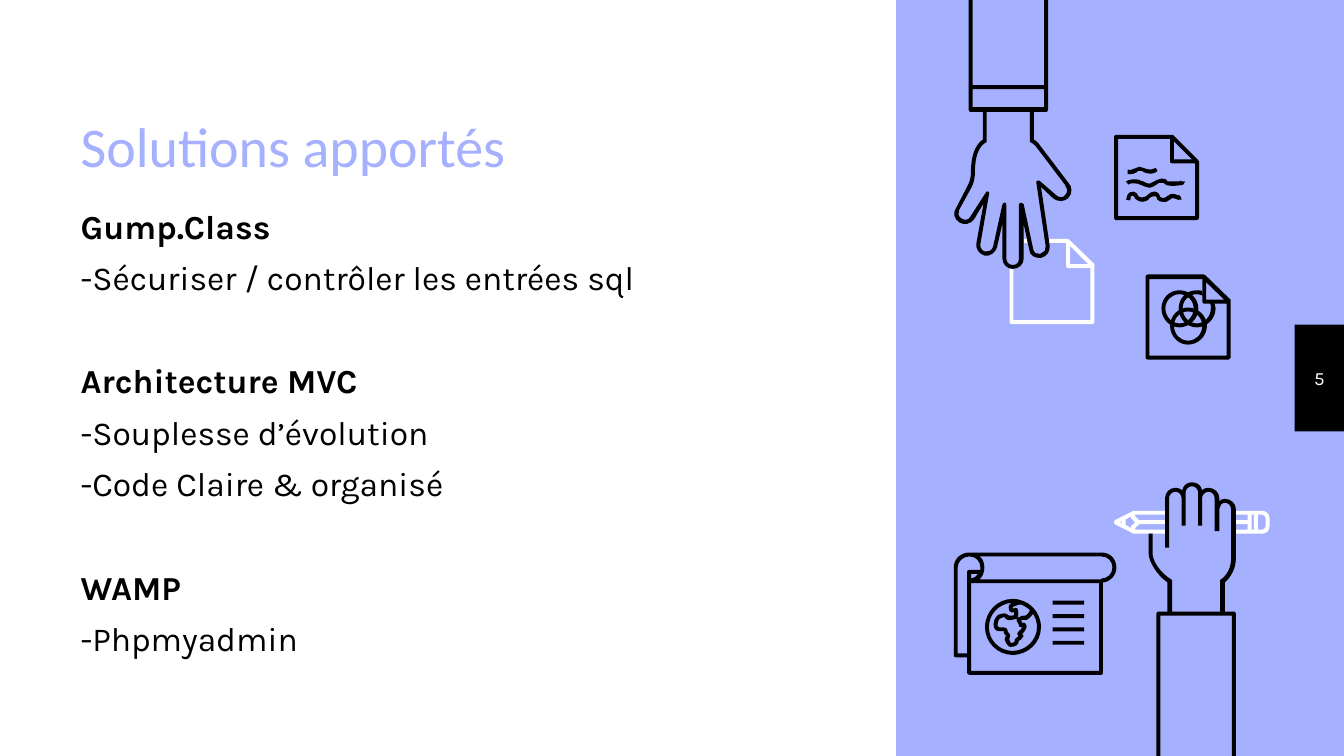
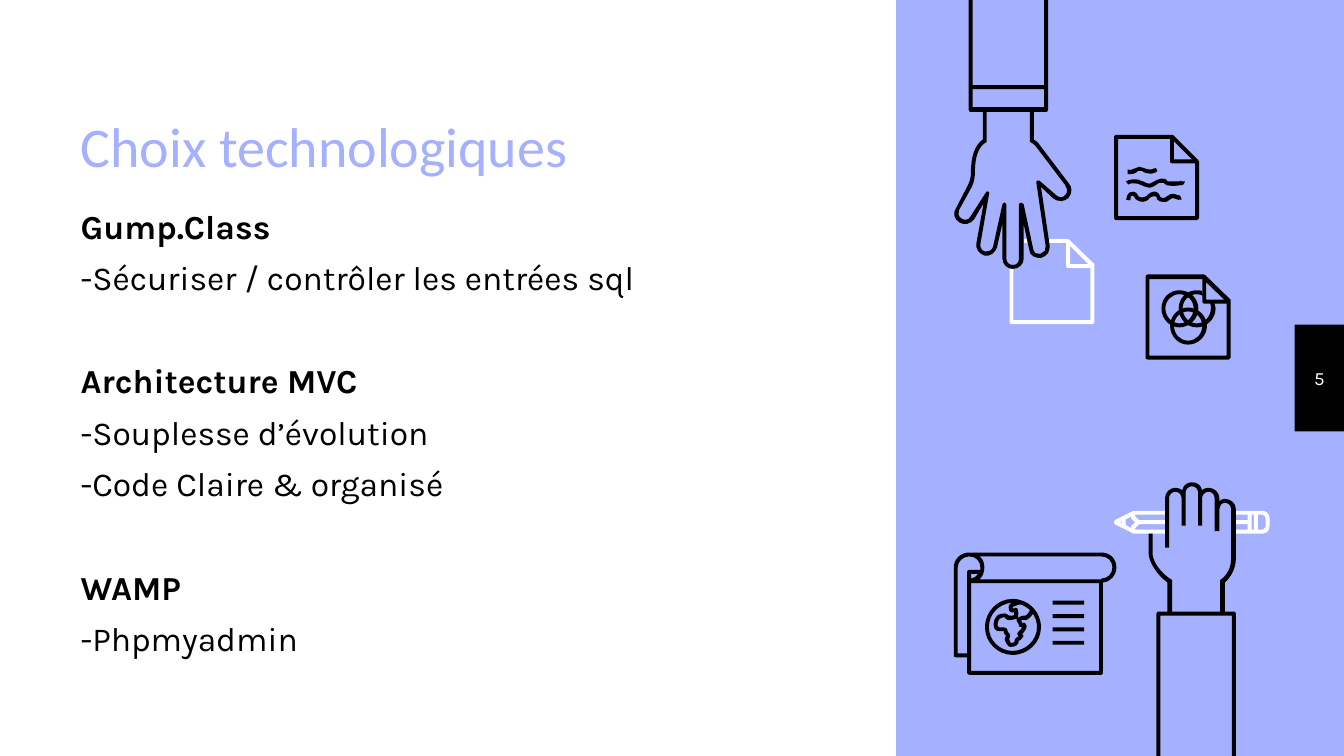
Before and after one commit to WCraW/OpenClassRoomP3, a slide deck: slide 5 of Slide Projet 3.pptx. Drawn at 1344x756 pixels with LibreOffice and Linux fonts; fonts in the diff are those of the drawing. Boxes give left, top, right and bottom in pixels: in the first picture for what was removed or moved away, otherwise in the second. Text is boxed around its words. In the diff, an @@ line names an element or a change of style, - is before the commit and + after.

```diff
--- a/Slide Projet 3.pptx
+++ b/Slide Projet 3.pptx
@@ title at (x1=81, y1=128, x2=567, y2=177): text changed @@
-Solutions apportés
+Choix technologiques
```
Also in this commit, not shown: 4 other slides changed, 6 slides added, 4 slides removed, 1 other file.
